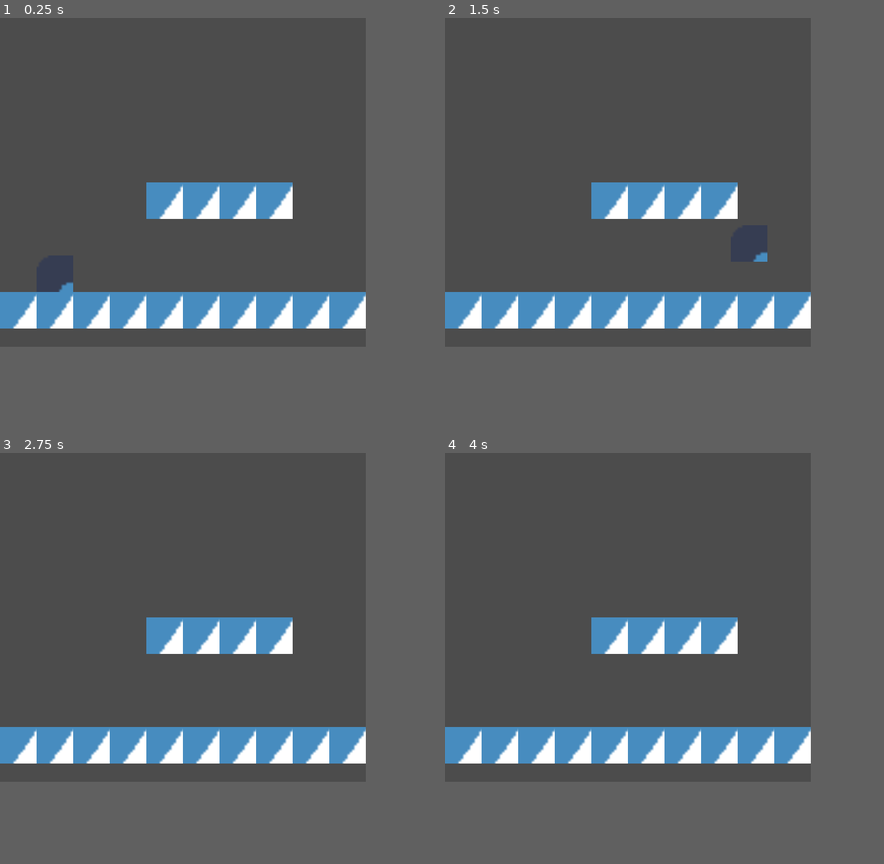
Above: before the commit, frames 1-4 (two rows, left to right).
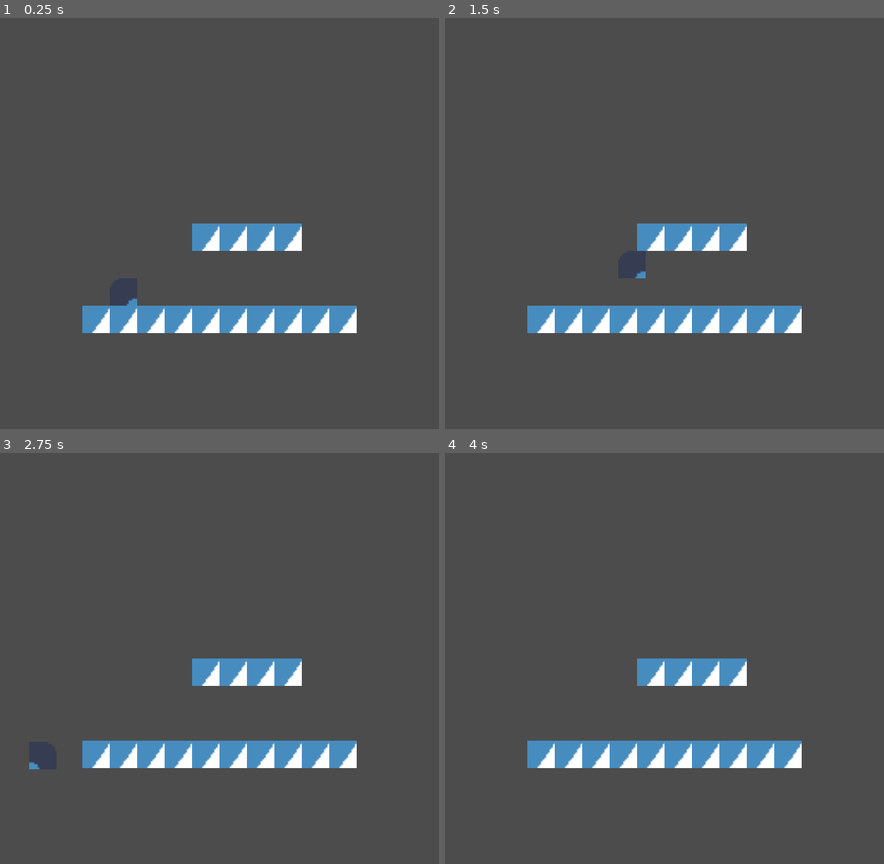
Above: after the commit, the same moments.

Repository: MauveMagician/platformer-game
Game: Godot game, scene res://Game.tscn
Two runs of this game, one before a commit and one after it. Both use one fixed random seed, a clock stepped at 60 frames per second and the inputs below. The engine's default icon, where the game draws it, is replaced by a stand-in: a white triangle on a blue panel in a dark square.
Inputs:
- Up to frame 1 (0.25 s): no input
- Up to frame 2 (1.5 s): tap Enter at 0.5 s; hold Right (move_right) from 0.53 s (still down); tap Z (jump) at 0.6, 0.77, 1.07, 1.35 s
- Up to frame 3 (2.75 s): tap Z (jump) at 1.52, 1.82, 2.1 s; tap Space at 2 s; release Right (move_right) at 2.03 s; hold Left (move_left) from 2.03 s (still down)
- Up to frame 4 (4 s): release Left (move_left) at 2.78 s; hold Right (move_right) from 2.78 s (still down); tap Z (jump) at 2.85, 3.02, 3.32, 3.6, 3.77 s; tap Enter at 3.5 s
In our replay, the window is 640x576 before the commit and 768x720 after it. These sizes can differ from the game's own. Grey fills any space a smaller window leaves; there, only what the larger window draws over its background counts as a difference.

The runs differ from the first frame. In frame 1, 11% of the frame differs, in the area x 0-84%, y 40-77%; in frame 2, 11%; in frame 3, 11%; in frame 4, 11%.
Error after the commit: Invalid operands 'int' and 'Vector2' in operator '-'. (res://Player.gd:65)

Commit message:
add corner correction

Diff:
--- a/Game.tscn
+++ b/Game.tscn
@@ -39,6 +39,8 @@
 [node name="TileMap" type="TileMap" parent="."]
 tile_set = ExtResource( 1 )
 cell_size = Vector2( 16, 16 )
+collision_layer = 3
+collision_mask = 3
 format = 1
 tile_data = PoolIntArray( 262148, 0, 0, 262149, 0, 0, 262150, 0, 0, 262151, 0, 0, 458752, 0, 0, 458753, 0, 0, 458754, 0, 0, 458755, 0, 0, 458756, 0, 0, 458757, 0, 0, 458758, 0, 0, 458759, 0, 0, 458760, 0, 0, 458761, 0, 0 )
 
@@ -50,9 +52,6 @@
 [node name="Player" type="KinematicBody2D" parent="."]
 position = Vector2( 24, 88 )
 script = ExtResource( 3 )
-__meta__ = {
-"_edit_group_": true
-}
 
 [node name="CollisionShape2D" type="CollisionShape2D" parent="Player"]
 shape = SubResource( 1 )
@@ -79,5 +78,33 @@
 process_mode = 0
 wait_time = 0.15
 one_shot = true
+
+[node name="CornerCorrection_Left" type="Node2D" parent="Player"]
+
+[node name="RayCast2D" type="RayCast2D" parent="Player/CornerCorrection_Left"]
+position = Vector2( -8, -7 )
+enabled = true
+cast_to = Vector2( 0, -8 )
+collision_mask = 2
+
+[node name="RayCast2D2" type="RayCast2D" parent="Player/CornerCorrection_Left"]
+position = Vector2( -7, -7 )
+enabled = true
+cast_to = Vector2( 0, -8 )
+collision_mask = 2
+
+[node name="CornerCorrection_Right" type="Node2D" parent="Player"]
+
+[node name="RayCast2D" type="RayCast2D" parent="Player/CornerCorrection_Right"]
+position = Vector2( 8, -7 )
+enabled = true
+cast_to = Vector2( 0, -8 )
+collision_mask = 2
+
+[node name="RayCast2D2" type="RayCast2D" parent="Player/CornerCorrection_Right"]
+position = Vector2( 7, -7 )
+enabled = true
+cast_to = Vector2( 0, -8 )
+collision_mask = 2
 [connection signal="timeout" from="Player/CoyoteTimer" to="Player" method="_on_CoyoteTimer_timeout"]
 [connection signal="timeout" from="Player/JumpBufferTimer" to="Player" method="_on_JumpBufferTimer_timeout"]
--- a/Player.gd
+++ b/Player.gd
@@ -44,7 +44,7 @@
 		self.buffered_jump = true
 		$JumpBufferTimer.start()
 	#Mario jump code - stop jumping on button release
-	elif Input.is_action_just_released("jump"):
+	elif Input.is_action_just_released("jump") and self.y_velo < 0:
 		self.y_velo = 0
 	if grounded and self.y_velo >= 5:
 		self.can_coyote = true
@@ -55,6 +55,20 @@
 		$CoyoteTimer.start()
 	if y_velo > self.MAX_FALL_SPEED:
 		y_velo = MAX_FALL_SPEED
+	#Corner Correction
+	if not grounded:
+		if facing_right:
+			for ray in $CornerCorrection_Right.get_children():
+				if $CornerCorrection_Left.get_child(0).is_colliding():
+						break
+				if ray.is_colliding():
+					self.speed -= Vector2(2,0)
+		else:
+			for ray in $CornerCorrection_Left.get_children():
+				if $CornerCorrection_Right.get_child(0).is_colliding():
+						break
+				if ray.is_colliding():
+					self.position += Vector2(2,0)
 	#warning-ignore:return_value_discarded
 	self.move_and_slide(Vector2(move_dir*self.speed, self.y_velo), Vector2(0,-1))
 
--- a/project.godot
+++ b/project.godot
@@ -19,12 +19,16 @@
 run/main_scene="res://Game.tscn"
 config/icon="res://icon.png"
 
+[debug]
+
+gdscript/warnings/unused_class_variable=true
+
 [display]
 
-window/size/width=160
-window/size/height=144
-window/size/test_width=640
-window/size/test_height=576
+window/size/width=256
+window/size/height=240
+window/size/test_width=512
+window/size/test_height=480
 window/stretch/mode="2d"
 window/stretch/aspect="keep"
 
